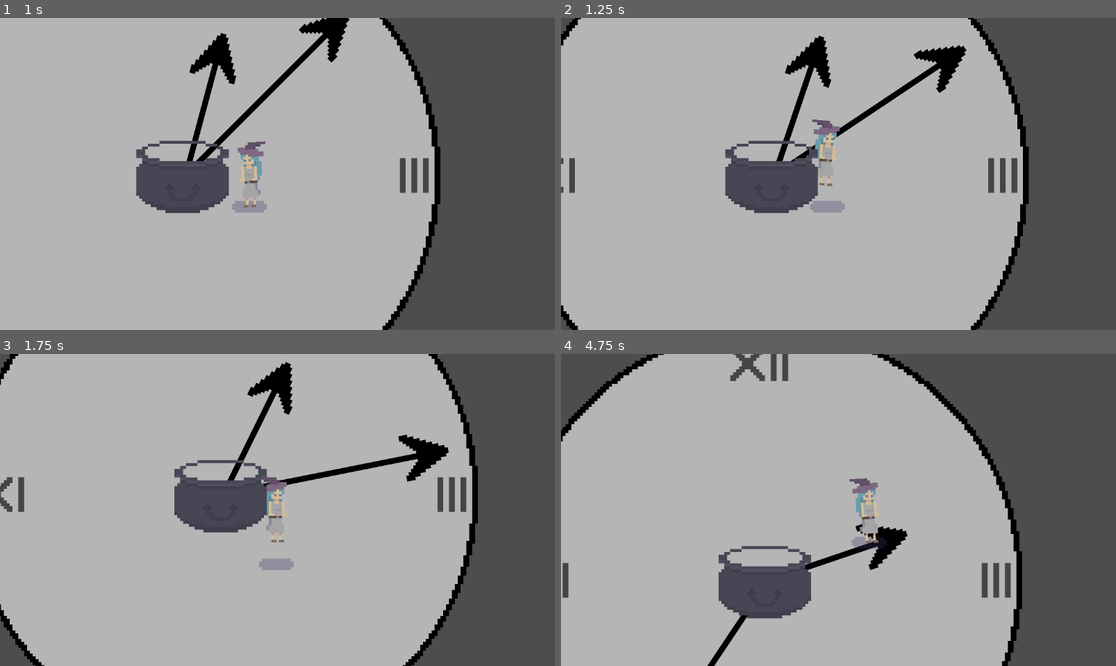
Above: before the commit, frames 1-4 (two rows, left to right).
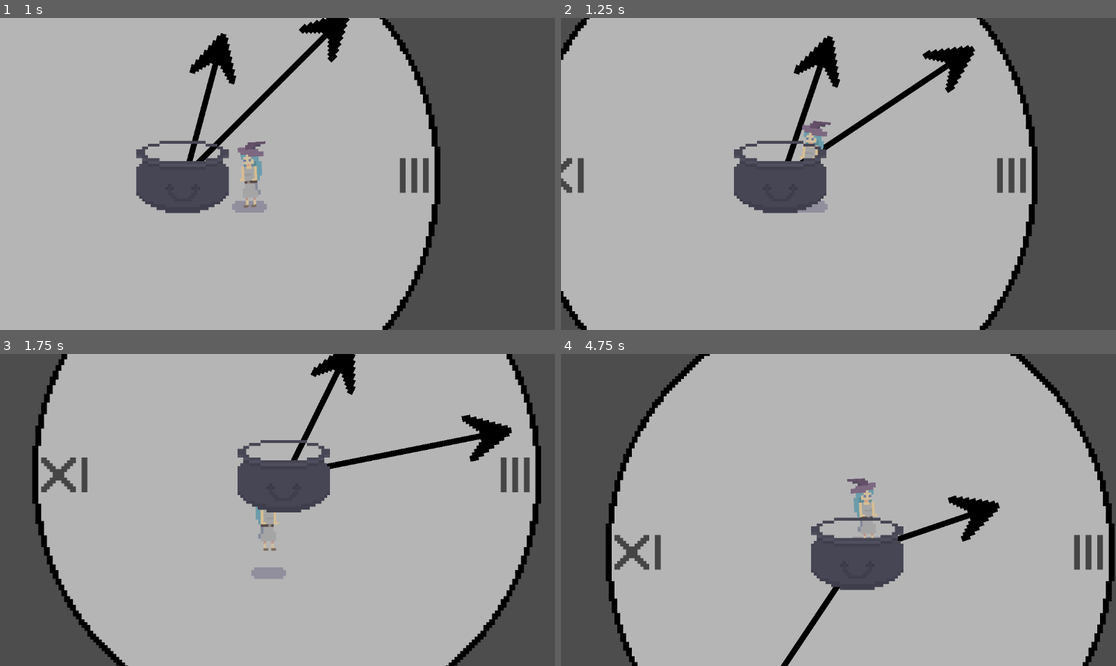
Above: after the commit, the same moments.

Repository: arrowira/miniJam189
Game: Godot game, scene res://main.tscn
The game is run twice, just before and just after one commit, with the same random seed, the same clock (stepped at 60 frames per second) and the same inputs.
Inputs:
- Up to frame 1 (1 s): hold A (right) from 0.53 s (still down); tap Space (jump) at 0.6, 0.77 s
- Up to frame 2 (1.25 s): keep holding A (right); tap Space (jump) at 1.07 s
- Up to frame 3 (1.75 s): release A (right) at 1.28 s; hold S (down) from 1.28 s (still down); tap Space (jump) at 1.35, 1.52 s
- Up to frame 4 (4.75 s): tap Space (jump) at 1.82, 2.1, 2.85, 3.02, 3.32, 3.6, 3.77, 4.07, 4.35, 4.52 s; release S (down) at 2.03 s; hold A (right) 2.03-2.78 s; hold W (up) 2.78-3.53 s; hold D (left) from 3.53 s (still down)

Frame 1 is identical in both runs. In frame 2, 8.0% of the frame differs, in the area x 0-86%, y 0-100%; in frame 3, 31%; in frame 4, 39%, in the area x 0-100%, y 0-100%.

Commit message:
Clock Hand Collision And Fixed Jumping

Diff:
--- a/minijam189/clock.tscn
+++ b/minijam189/clock.tscn
@@ -1,14 +1,31 @@
-[gd_scene load_steps=5 format=3 uid="uid://dh5gwa1vkhg2n"]
+[gd_scene load_steps=6 format=3 uid="uid://dh5gwa1vkhg2n"]
 
 [ext_resource type="Texture2D" uid="uid://c12x7pfthy2tx" path="res://sprites/clock-1.png.png" id="1_vav08"]
 [ext_resource type="Texture2D" uid="uid://xtel24lbx530" path="res://sprites/bigClockHand-1.png.png" id="2_4w3bt"]
 [ext_resource type="Script" path="res://clockMovement.gd" id="3_0b6dg"]
 [ext_resource type="Texture2D" uid="uid://cknpkl1nwirt" path="res://sprites/littleClockHand-1.png.png" id="4_sxq22"]
 
+[sub_resource type="RectangleShape2D" id="RectangleShape2D_mvik4"]
+size = Vector2(38, 1371)
+
 [node name="Node2D" type="Node2D"]
 
 [node name="ClockSprite" type="Sprite2D" parent="."]
 texture = ExtResource("1_vav08")
+
+[node name="littleHand" type="Node2D" parent="."]
+script = ExtResource("3_0b6dg")
+handSpeed = 0.25
+
+[node name="Sprite2D" type="Sprite2D" parent="littleHand"]
+position = Vector2(0, -794)
+texture = ExtResource("4_sxq22")
+
+[node name="StaticBody2D" type="StaticBody2D" parent="littleHand"]
+
+[node name="CollisionShape2D" type="CollisionShape2D" parent="littleHand/StaticBody2D"]
+position = Vector2(-1, -670.5)
+shape = SubResource("RectangleShape2D_mvik4")
 
 [node name="bigHand" type="Node2D" parent="."]
 script = ExtResource("3_0b6dg")
@@ -18,10 +35,8 @@
 position = Vector2(0, -784)
 texture = ExtResource("2_4w3bt")
 
-[node name="littleHand" type="Node2D" parent="."]
-script = ExtResource("3_0b6dg")
-handSpeed = 0.25
+[node name="StaticBody2D" type="StaticBody2D" parent="bigHand"]
 
-[node name="Sprite2D" type="Sprite2D" parent="littleHand"]
-position = Vector2(0, -794)
-texture = ExtResource("4_sxq22")
+[node name="CollisionShape2D" type="CollisionShape2D" parent="bigHand/StaticBody2D"]
+position = Vector2(-1, -683)
+shape = SubResource("RectangleShape2D_mvik4")
--- a/minijam189/plaayerMovement.gd
+++ b/minijam189/plaayerMovement.gd
@@ -26,6 +26,10 @@
 	else:
 		if !jumping:
 			input_direction = Input.get_vector("right","left", "up", "down")
+	if jumping == true:
+		get_node("FeetCollider").disabled = true
+	else:
+		get_node("FeetCollider").disabled = false
 
 
 func _on_jump_timer_timeout() -> void:
--- a/minijam189/player.tscn
+++ b/minijam189/player.tscn
@@ -5,7 +5,7 @@
 [ext_resource type="Texture2D" uid="uid://bxutoko141rn8" path="res://sprites/shadow-1.png.png" id="2_sk2sv"]
 
 [sub_resource type="RectangleShape2D" id="RectangleShape2D_a4gjh"]
-size = Vector2(123, 362)
+size = Vector2(123, 172)
 
 [sub_resource type="Animation" id="Animation_1bbbk"]
 length = 0.001
@@ -111,8 +111,8 @@
 position = Vector2(0, 127)
 texture = ExtResource("2_sk2sv")
 
-[node name="CollisionShape2D" type="CollisionShape2D" parent="CharacterBody2D"]
-position = Vector2(-7.5, 49)
+[node name="FeetCollider" type="CollisionShape2D" parent="CharacterBody2D"]
+position = Vector2(-7.5, 144)
 shape = SubResource("RectangleShape2D_a4gjh")
 
 [node name="Sprite2D" type="Sprite2D" parent="CharacterBody2D"]
